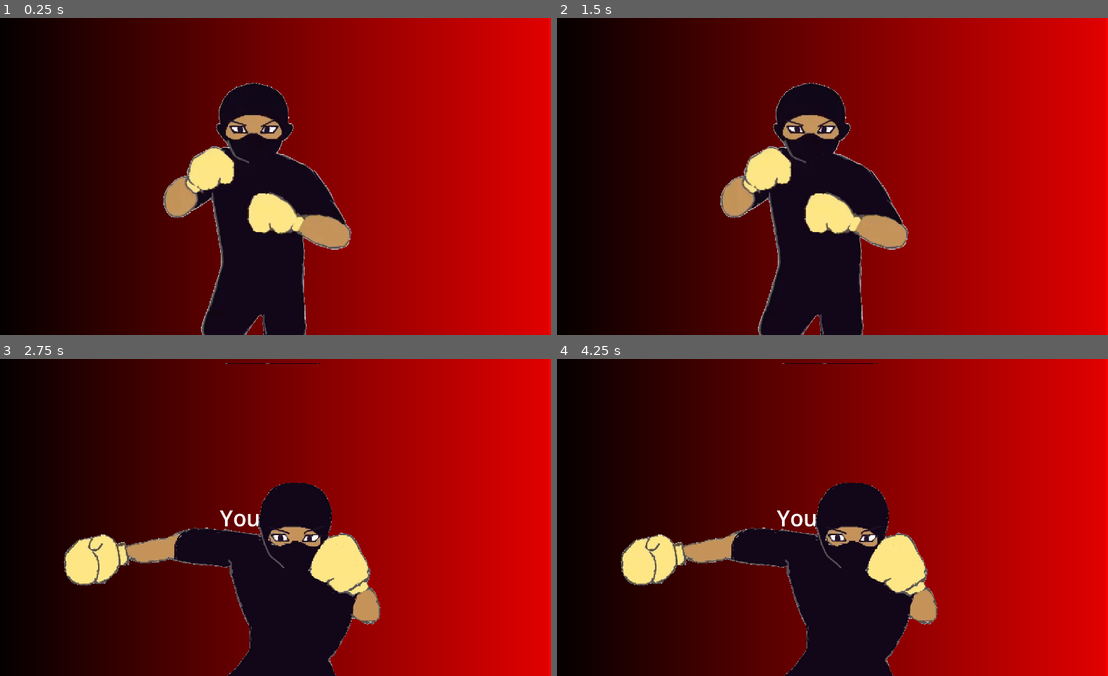
Above: before the commit, frames 1-4 (two rows, left to right).
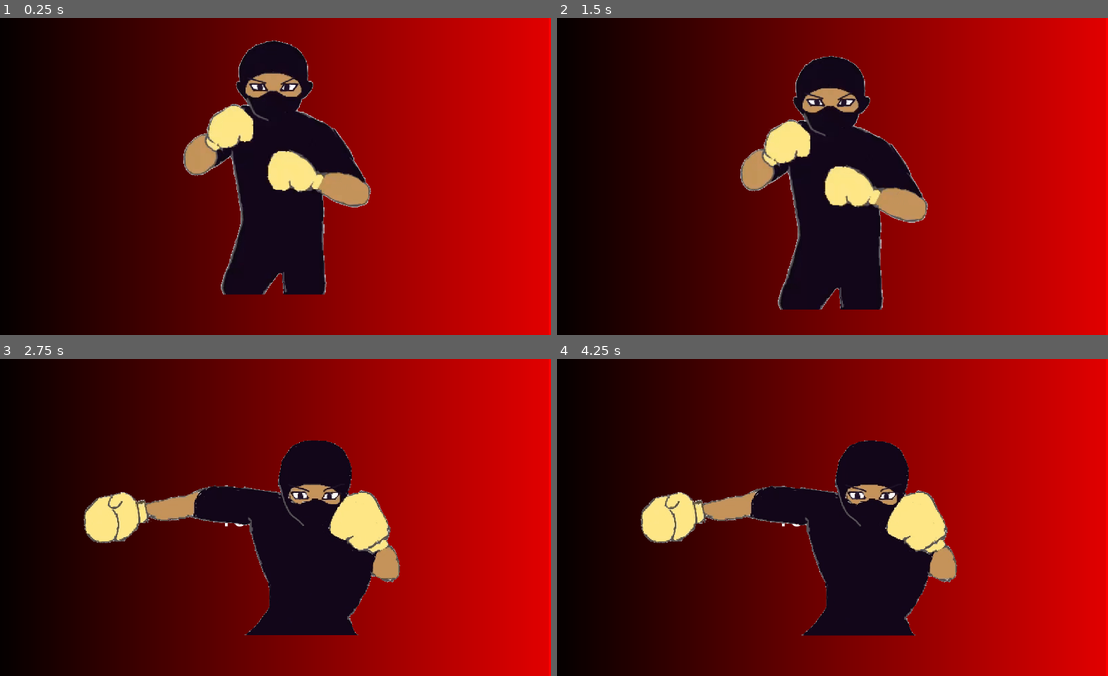
Above: after the commit, the same moments.

Repository: GDAC-at-Davis/GDAC-minigame-framework
Game: Godot game, scene res://minigames/shadowboxing/shadowboxing.tscn
The game is run twice, just before and just after one commit, with the same random seed, the same clock (stepped at 60 frames per second) and the same inputs. This scene is started directly instead of the project's main scene.
Inputs (mouse positions are in pixels of both pictures, inside the frame that each line leads up to):
- Up to frame 1 (0.25 s): no input
- Up to frame 2 (1.5 s): move the mouse to (948, 160) at 0.52 s; hold D (right) 0.53-1.28 s; click (948, 160) at 0.6 s; move the mouse to (711, 192) at 1.27 s; hold S (down) from 1.28 s (still down); click (711, 192) at 1.35 s
- Up to frame 3 (2.75 s): move the mouse to (325, 447) at 2.02 s; release S (down) at 2.03 s; hold D (right) from 2.03 s (still down); click (325, 447) at 2.1 s
- Up to frame 4 (4.25 s): move the mouse to (799, 580) at 2.77 s; release D (right) at 2.78 s; hold W (up) 2.78-3.53 s; click (799, 580) at 2.85 s; move the mouse to (997, 565) at 3.52 s; hold A (left) from 3.53 s (still down); click (997, 565) at 3.6 s

The runs differ from the first frame. In frame 1, 15% of the frame differs, in the area x 29-68%, y 7-100%; in frame 2, 14%; in frame 3, 17%, in the area x 11-73%, y 1-100%; in frame 4, 17%.
Error in both runs: Invalid assignment of property or key 'max_value' with value of type 'float' on a base object of type 'Nil'. (res://scripts/minigame_manager.gd:156)

Commit message:
commit changes from last week

Diff:
--- /dev/null
+++ b/MinigameFramework/minigames/shadowboxing/boxer.gd
@@ -0,0 +1,23 @@
+@tool
+extends Area2D
+
+@export var idle_curve: Curve
+@export var bob_speed: int = 10
+
+var time: float = 0
+var dir: int = 1
+
+func _process(delta):
+
+	time += delta * dir
+
+	#$AnimatedSprite2D.position.x = idle_curve.sample(time) * bob_speed
+
+	$AnimatedSprite2D.position.y = idle_curve.sample(time) * bob_speed
+
+	if time > 1:
+		dir = -1
+	elif time < 0:
+		dir = 1
+
+	time = clamp(time, 0, 1)
--- a/MinigameFramework/minigames/shadowboxing/boxer.tscn
+++ b/MinigameFramework/minigames/shadowboxing/boxer.tscn
@@ -270,7 +270,7 @@
 
 [node name="AnimatedSprite2D" type="AnimatedSprite2D" parent="."]
 process_mode = 3
-position = Vector2(2077.5, 1010)
+position = Vector2(1, 1e-45)
 scale = Vector2(3.0890625, 2.9708333)
 sprite_frames = SubResource("SpriteFrames_hbef6")
 animation = &"left_punch"
--- /dev/null
+++ b/MinigameFramework/minigames/shadowboxing/boxer_movement_curve.tres
@@ -0,0 +1,5 @@
+[gd_resource type="Curve" format=3 uid="uid://dymwctgfmkc14"]
+
+[resource]
+_data = [Vector2(0, 0.7041379), 0.0, 0.0, 0, 0, Vector2(0.0945946, 0.1183908), 0.0, 0.0, 0, 0, Vector2(0.23243244, 0), 0.0, 0.0, 0, 0, Vector2(0.37027025, 0.10942531), 0.0, 0.0, 0, 0, Vector2(0.5027027, 0.6981609), 0.0, 0.0, 0, 0, Vector2(0.60270274, 0.112413764), 0.0, 0.0, 0, 0, Vector2(0.75135136, 0), 0.0, 0.0, 0, 0, Vector2(0.88648653, 0.10942531), 0.0, 0.0, 0, 0, Vector2(1, 0.6951724), 0.0, 0.0, 0, 0]
+point_count = 9
--- a/MinigameFramework/minigames/shadowboxing/shadowboxing.tscn
+++ b/MinigameFramework/minigames/shadowboxing/shadowboxing.tscn
@@ -1,7 +1,9 @@
-[gd_scene load_steps=5 format=3 uid="uid://c0fd5eqxcdio3"]
+[gd_scene load_steps=8 format=3 uid="uid://c0fd5eqxcdio3"]
 
 [ext_resource type="Script" uid="uid://70uo6yn78g0j" path="res://minigames/shadowboxing/shadowboxing_minigame.gd" id="1_npb7n"]
 [ext_resource type="PackedScene" uid="uid://cvm5bka5p8rwr" path="res://minigames/shadowboxing/boxer.tscn" id="2_npb7n"]
+[ext_resource type="Script" uid="uid://vqi1t6o84qql" path="res://minigames/shadowboxing/boxer.gd" id="3_xf8mx"]
+[ext_resource type="Curve" uid="uid://dymwctgfmkc14" path="res://minigames/shadowboxing/boxer_movement_curve.tres" id="4_dm4nt"]
 
 [sub_resource type="Gradient" id="Gradient_npb7n"]
 offsets = PackedFloat32Array(0, 0.99666667, 1)
@@ -9,6 +11,8 @@
 
 [sub_resource type="GradientTexture1D" id="GradientTexture1D_xf8mx"]
 gradient = SubResource("Gradient_npb7n")
+
+[sub_resource type="Curve2D" id="Curve2D_npb7n"]
 
 [node name="Shadowboxing" type="Node"]
 script = ExtResource("1_npb7n")
@@ -45,7 +49,13 @@
 autostart = true
 
 [node name="Boxer" parent="." instance=ExtResource("2_npb7n")]
-position = Vector2(-401, -138)
+position = Vector2(682, 271)
 scale = Vector2(0.5, 0.5)
+script = ExtResource("3_xf8mx")
+idle_curve = ExtResource("4_dm4nt")
+bob_speed = 100
+
+[node name="Path2D" type="Path2D" parent="."]
+curve = SubResource("Curve2D_npb7n")
 
 [connection signal="timeout" from="Timer" to="." method="_on_timer_timeout"]
--- a/MinigameFramework/minigames/shadowboxing/shadowboxing_minigame.gd
+++ b/MinigameFramework/minigames/shadowboxing/shadowboxing_minigame.gd
@@ -1,3 +1,4 @@
+@tool
 extends Minigame
 
 var arrow_packed_scene: PackedScene = preload("res://minigames/shadowboxing/arrow.tscn")
@@ -9,7 +10,9 @@
 var delay: float = 2.0
 var speed: float = 0.2
 @onready var blink_timer = $Timer
-#@export var movement_curve: Curve
+
+#@export var idle_curve: Curve
+#@export var bob_speed: int = 10
 
 # 0: up, 1: right, 2: down, 3: left (think of compass, never eat soggy waffles!)
 @onready var boxer_sprite = $Boxer/AnimatedSprite2D
@@ -46,11 +49,15 @@
 	# start timer for blinks
 	blink_timer.start()
 
+var time: float = 0
+var dir: int = 1
+
 func run():
 	if arrows.is_empty():
 		return
 	if !lost:
 		speed /= difficulty
+
 		if direction == 0:
 			arrows[0].global_position -= Vector2(0, speed)
 		elif direction == 1:
@@ -88,7 +95,7 @@
 				lose()
 
 
-	print_debug(countdown_timer.time_left)
+	#print_debug(countdown_timer.time_left)
 
 func remove_arrow(arrows_to_remove):
 	blink_timer.stop()
Not shown, added: MinigameFramework/minigames/shadowboxing/boxer.gd.uid
